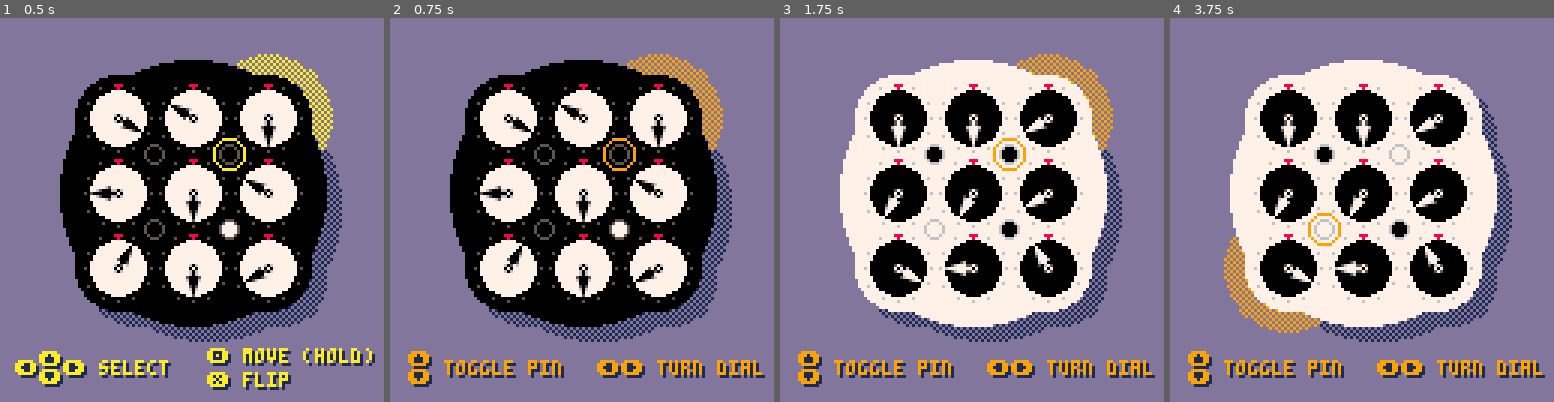
Above: before the commit, frames 1-4 (left to right).
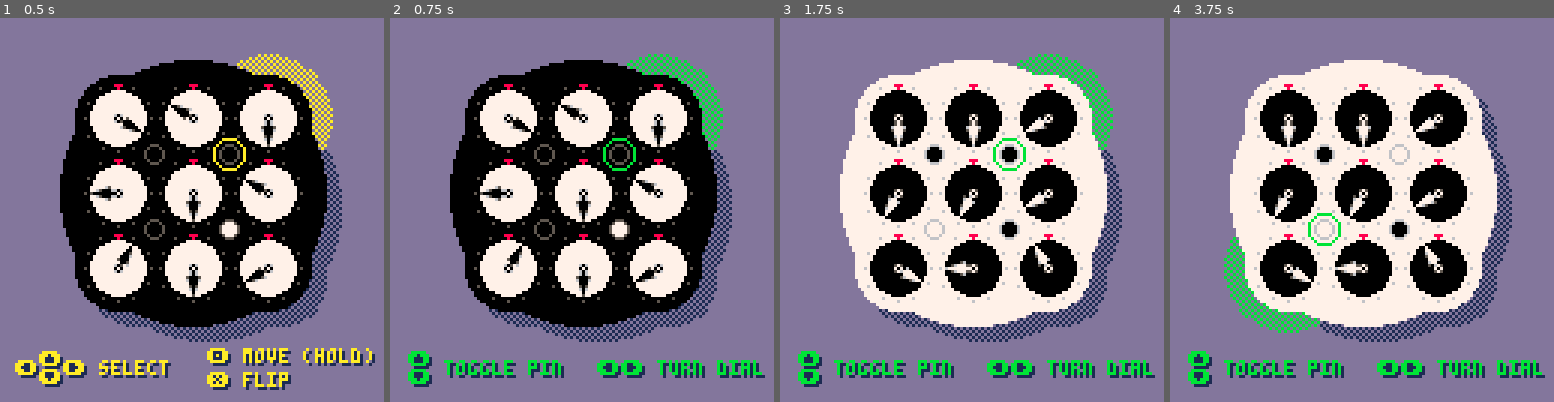
Above: after the commit, the same moments.

Repository: joeyday/pico8-projects
Game: PICO-8 cartridge clock.p8
Two runs of this game, one before a commit and one after it. Both use one fixed random seed, a clock stepped at 60 frames per second and the inputs below.
Inputs:
- Up to frame 1 (0.5 s): tap X (X key) at 0.33 s
- Up to frame 2 (0.75 s): tap O (Z key) at 0.7 s
- Up to frame 3 (1.75 s): tap X (X key) at 1.07 s; hold Right from 1.6 s (still down); tap O (Z key) at 1.7 s
- Up to frame 4 (3.75 s): tap X (X key) at 1.85, 2.97 s; release Right at 2.1 s; tap O (Z key) every 0.4 s from 2.1 to 3.7 s; hold Up 2.15-2.42 s; hold Right 2.47-3.03 s; hold Left 3.08-3.58 s; hold Down from 3.63 s (still down)

Frame 1 is identical in both runs. In frame 2, 2.7% of the frame differs, in the area x 4-97%, y 9-96%; in frame 3, 2.7%; in frame 4, 2.7%.

Commit message:
cursor colors

Diff:
--- a/clock.p8
+++ b/clock.p8
@@ -27,7 +27,7 @@
 	cur_y=1							--cursor y
 	cur_z=1							--cursor z (flipped)
 	cur_color=10
-	cur_move_color=9
+	cur_move_color=11
 	cur_mode="select"
 
 	c=make_c()				--useful constants
Not shown, changed: clock.p8.png
